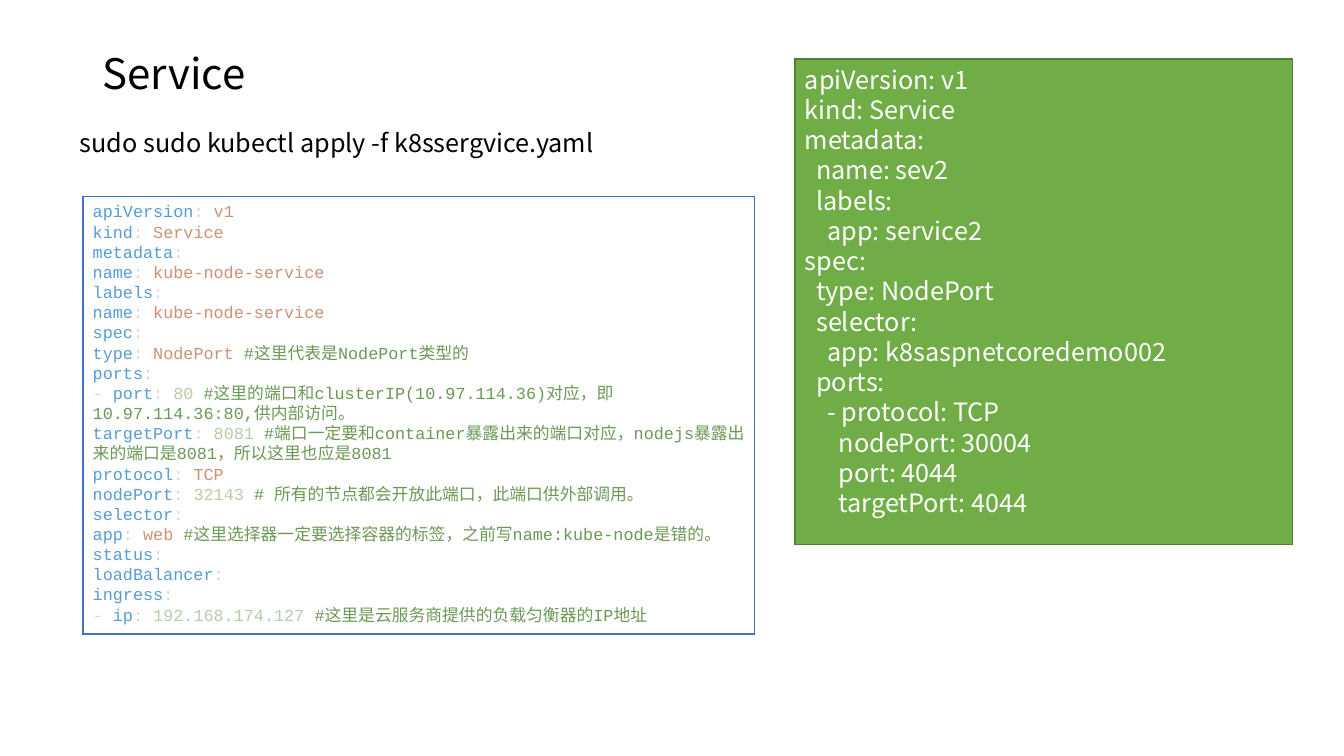
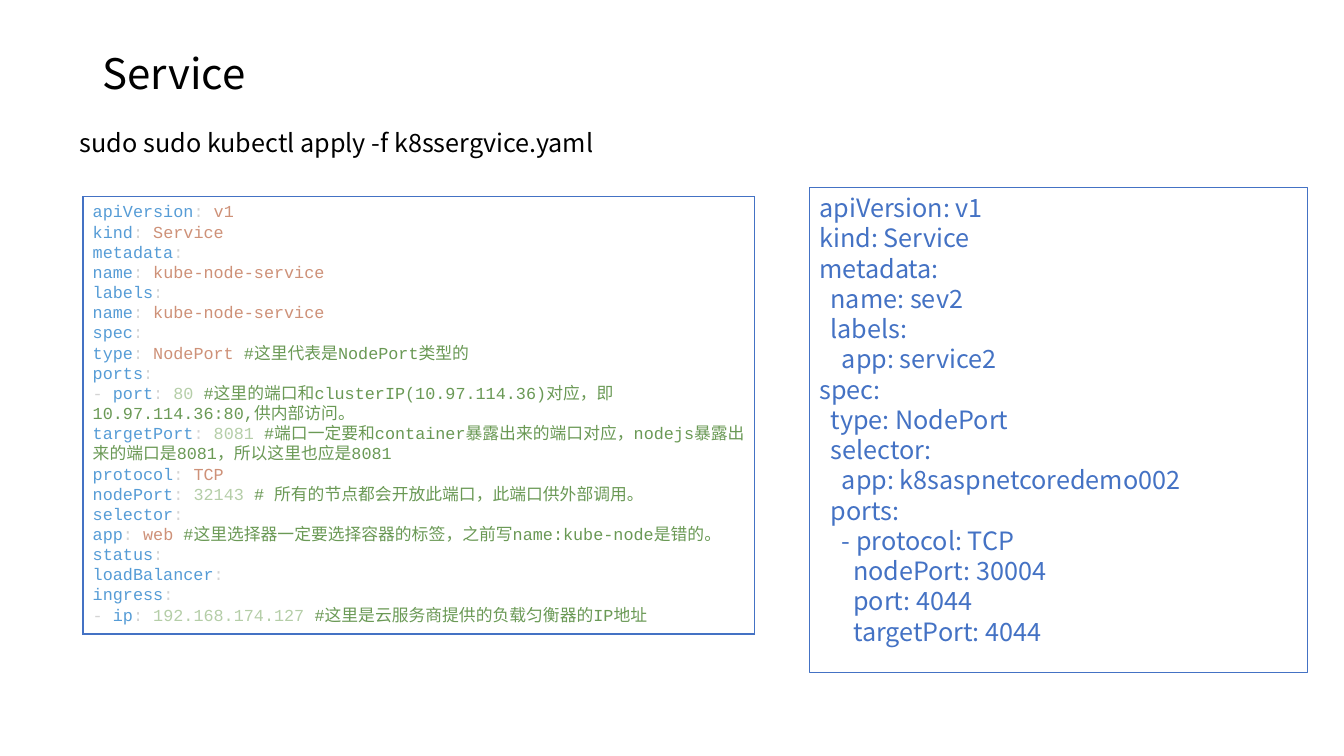
Before and after one commit to axzxs2001/Asp.NetCoreExperiment, a slide deck: slide 38 of Asp.NetCoreExperiment/kubernetes/kubernetes.pptx. Drawn at 1344x756 pixels with LibreOffice and Linux fonts; fonts in the diff are those of the drawing; background and template pictures are left out. Boxes give left, top, right and bottom in pixels: in the first picture for what was removed or moved away, otherwise in the second. Text is boxed around its words. In the diff, an @@ line names an element or a change of style, - is before the commit and + after.

```diff
--- a/Asp.NetCoreExperiment/kubernetes/kubernetes.pptx
+++ b/Asp.NetCoreExperiment/kubernetes/kubernetes.pptx
@@ rectangle "apiVersion: v1": place and size @@
-rectangle "apiVersion: v1" at <box>796,59,1294,544</box>
+rectangle "apiVersion: v1" at <box>810,188,1308,673</box>
@@ rectangle "apiVersion: v1" at <box>810,188,1308,673</box>: text colour #FFFFFF to #4472C4; fill #70AD47 to none; outline #538035 1 pt to #4472C4 0.75 pt @@
```
Also in this commit, not shown: 13 other slides changed, 9 slides removed.
